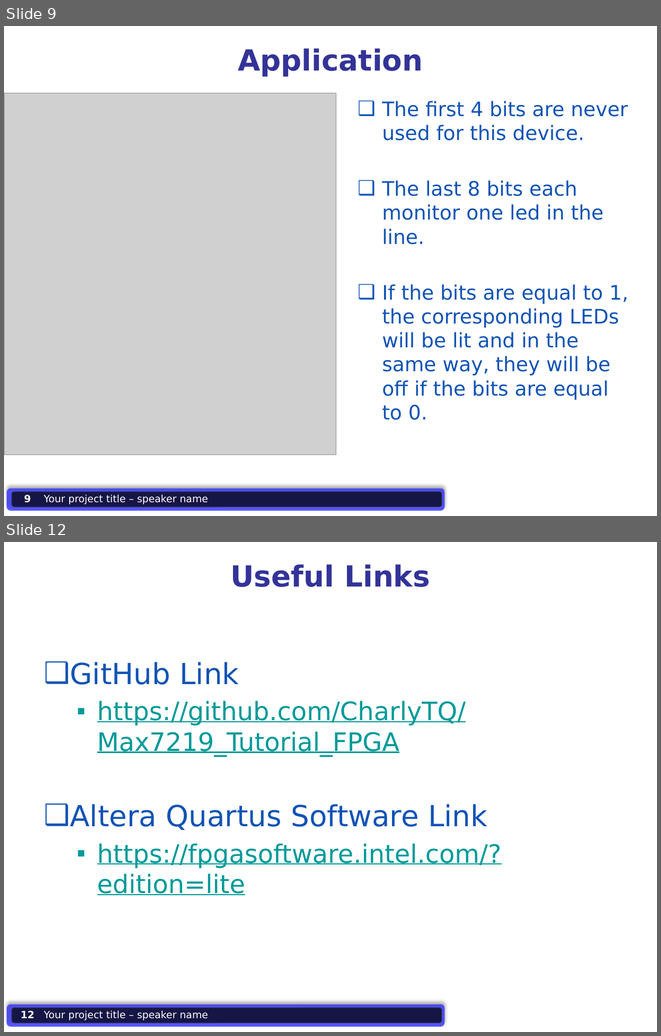
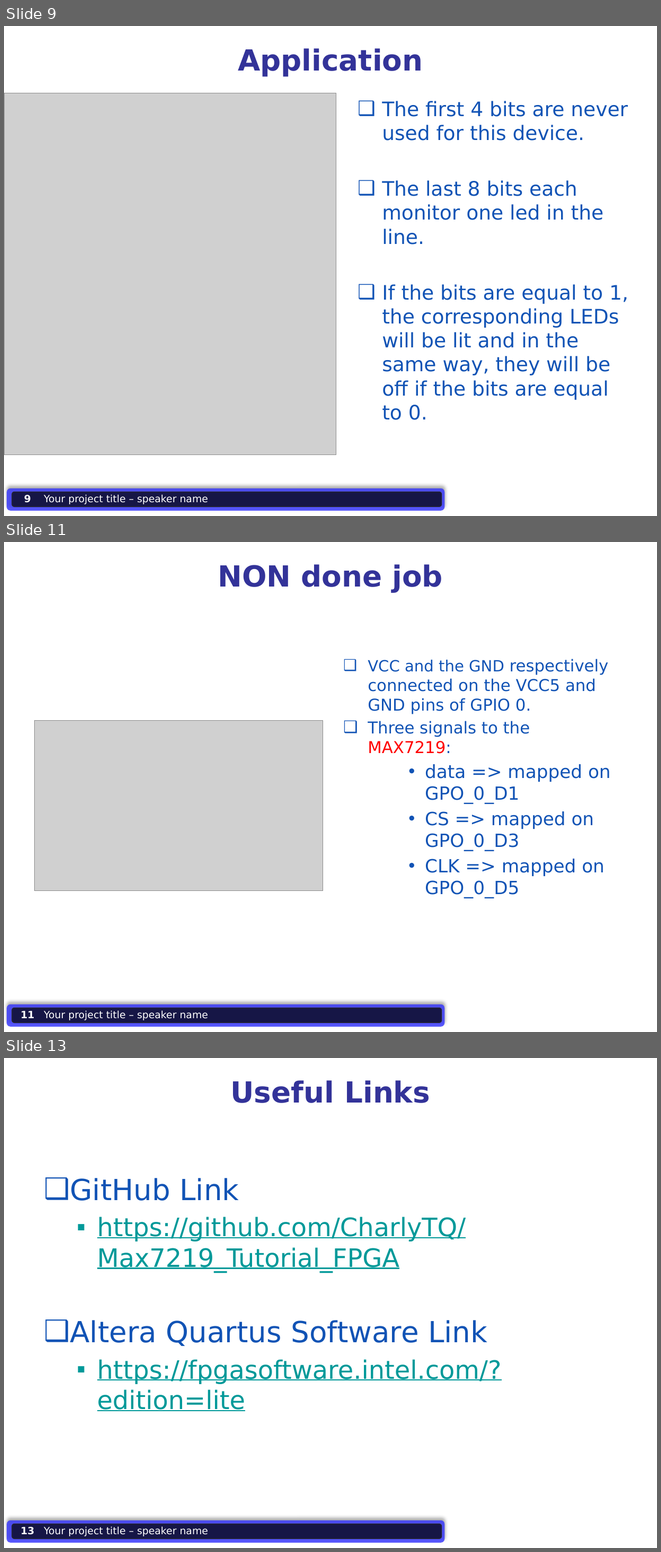
Before and after one commit to CharlyTQ/Max7219_Tutorial_FPGA, a slide deck: Presentation_LEDMatrix.pptx. Shown one above the other, each under a label of ours: slides 9 and 12 before the commit, slides 9, 11 and 13 after it; the slides between them are not shown. The pictures are 661x1036 and 661x1552 pixels, drawn with LibreOffice and Linux fonts; fonts in the diff are those of the drawing; grey boxes stand for pictures; background and template pictures are left out. Boxes give left, top, right and bottom in pixels: in the first picture for what was removed or moved away, otherwise in the second. Text is boxed around its words. In the diff, an @@ line names an element or a change of style, - is before the commit and + after.

```diff
--- a/Presentation_LEDMatrix.pptx
+++ b/Presentation_LEDMatrix.pptx
@@ slide 11 added at (4,542,657,1032), background #FFFFFF; not listed: 3 template elements that a slide beside it also shows @@
@@ title added at (218,564,443,592), 32 pt, text #333399, bold @@
+NON done job
@@ text added at (368,659,611,898), 18 pt, text #1153B5 @@
+❑ VCC and the GND respectively connected on the VCC5 and GND pins of GPIO 0.
+❑ Three signals to the MAX7219:
+    • data => mapped on GPO_0_D1
+    • CS => mapped on GPO_0_D3
+    • CLK => mapped on GPO_0_D5
@@ picture added at (35,720,323,891) @@
@@ page number added at (20,1011,34,1018), 11 pt, text #FFFFFF, bold @@
+11
@@ what was slide 12 is now slide 13 @@
@@ page number at (20,1527,34,1534): text changed @@
-12
+13
```
Also in this commit, not shown: 3 slides changed, 1 other slide added, 1 slide removed.
